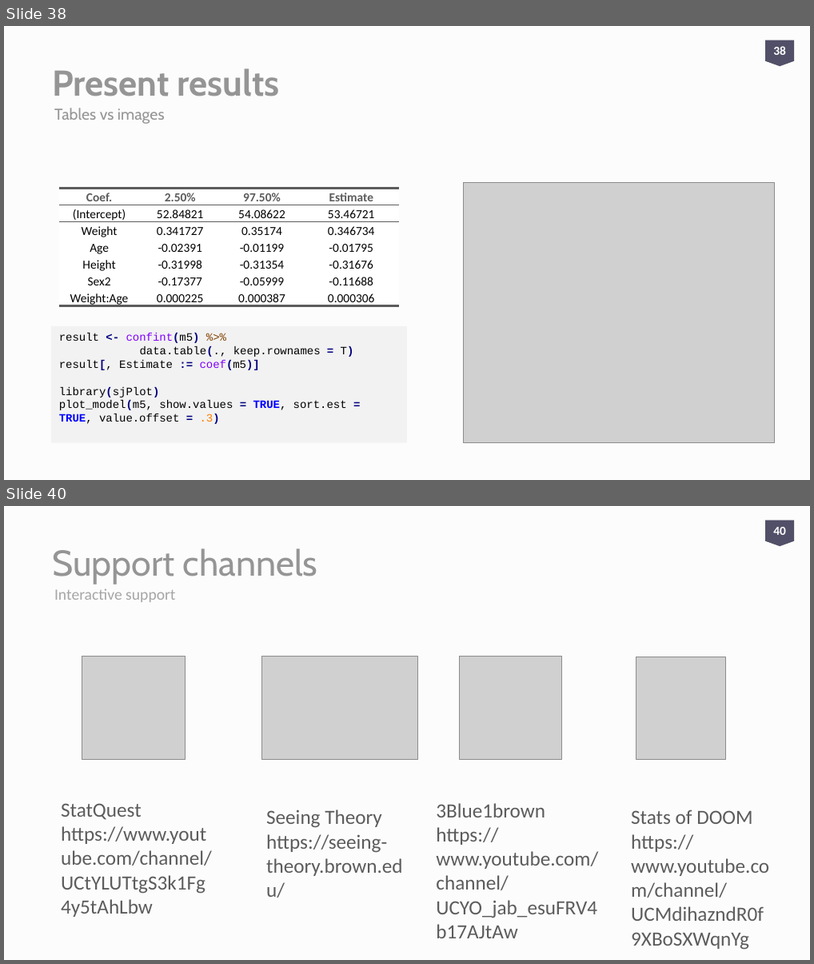
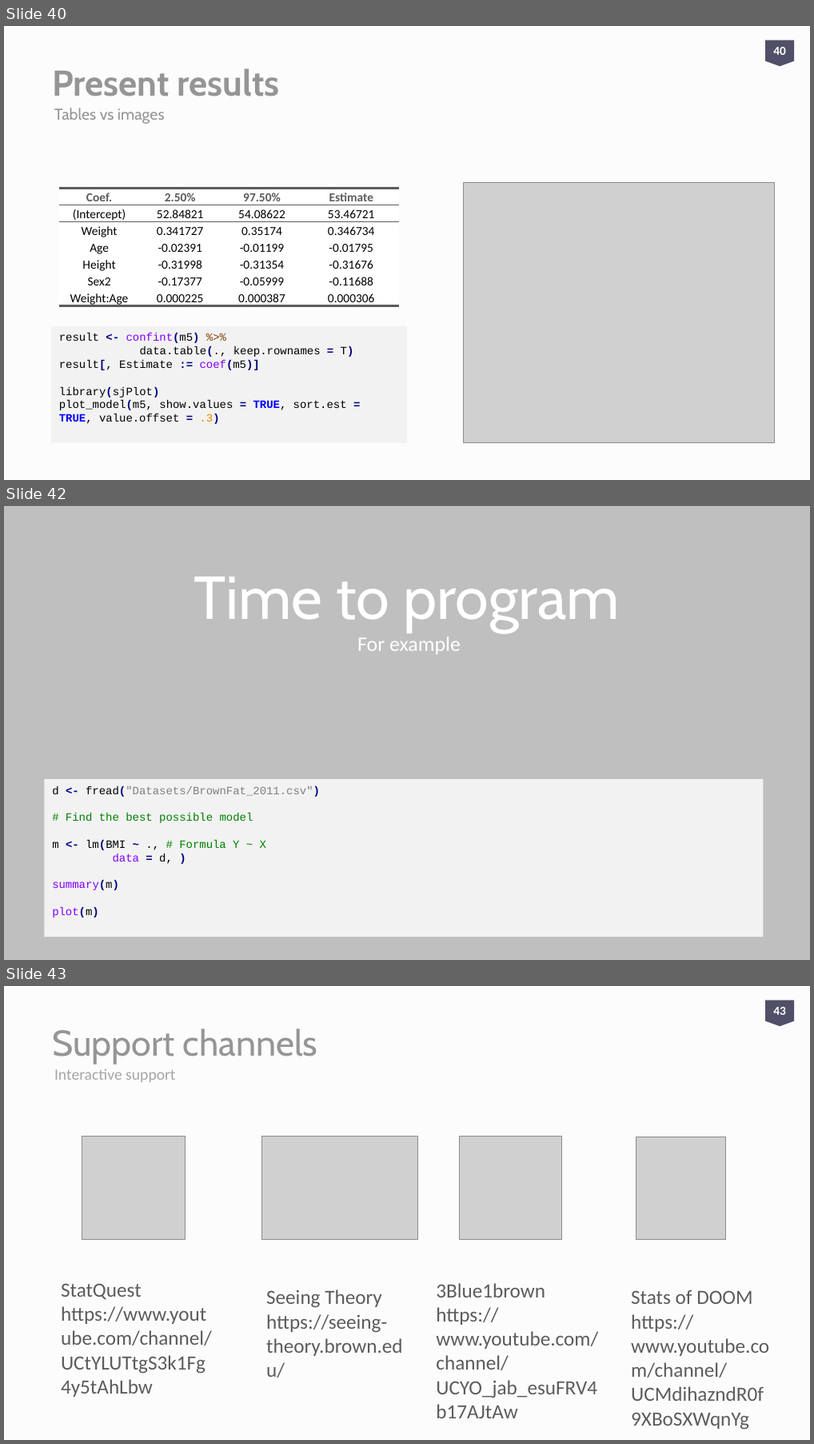
Before and after one commit to aweimann/floto-lab-learning-bioinformatics, a slide deck: presentations/R_worskshop_Statistics_analysisENG.pptx. Shown one above the other, each under a label of ours: slides 38 and 40 before the commit, slides 40, 42 and 43 after it; the slides between them are not shown. The pictures are 814x964 and 814x1444 pixels, drawn with LibreOffice and Linux fonts; fonts in the diff are those of the drawing; grey boxes stand for pictures. Boxes give left, top, right and bottom in pixels: in the first picture for what was removed or moved away, otherwise in the second. Text is boxed around its words. In the diff, an @@ line names an element or a change of style, - is before the commit and + after.

```diff
--- a/presentations/R_worskshop_Statistics_analysisENG.pptx
+++ b/presentations/R_worskshop_Statistics_analysisENG.pptx
@@ slide 42 added at (4,506,810,960), background #FCFCFC @@
@@ rectangle added at (4,506,810,959), fill #BFBFBF @@
@@ text added at (194,576,620,632), 54 pt, text #FFFFFF @@
+Time to program
@@ text added at (358,636,461,654), 18.5 pt, text #FFFFFF @@
+For example
@@ rectangle added at (44,779,764,936), fill #F2F2F2, 10 pt, text #008000 @@
+d <- fread("Datasets/BrownFat_2011.csv")
+# Find the best possible model
+m <- lm(BMI ~ ., # Formula Y ~ X
+data = d, )
+summary(m)
+plot(m)
@@ what was slide 38 is now slide 40 @@
@@ page number at (774,47,786,55): text changed @@
-38
+40
@@ what was slide 40 is now slide 43 @@
@@ page number at (774,1007,786,1015): text changed @@
-40
+43
```
Also in this commit, not shown: 10 slides changed, 2 other slides added, 3 other files.
